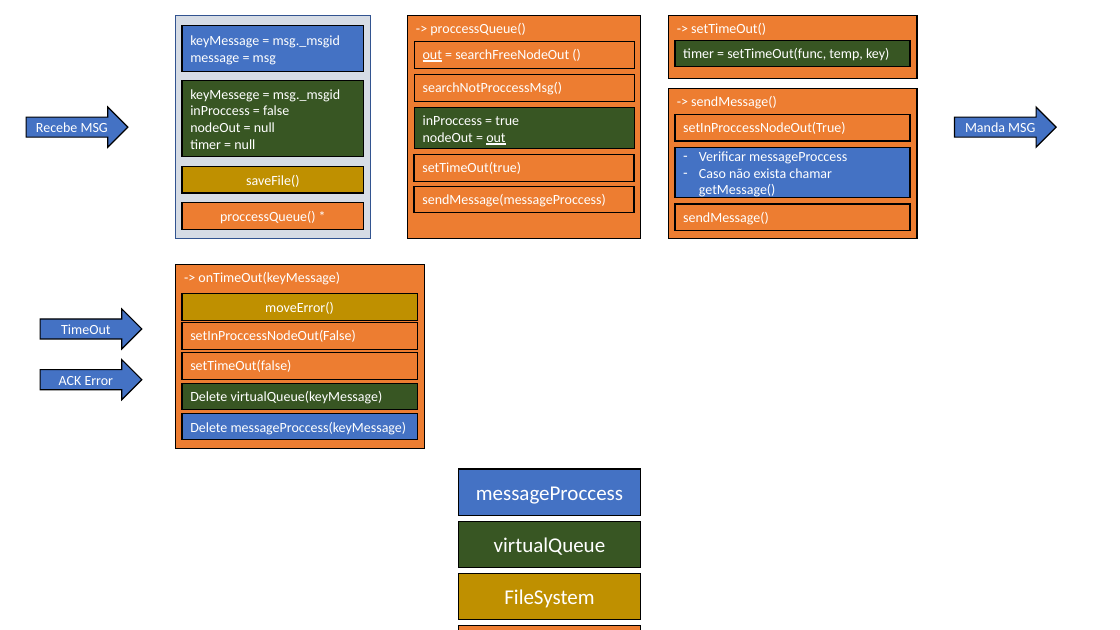
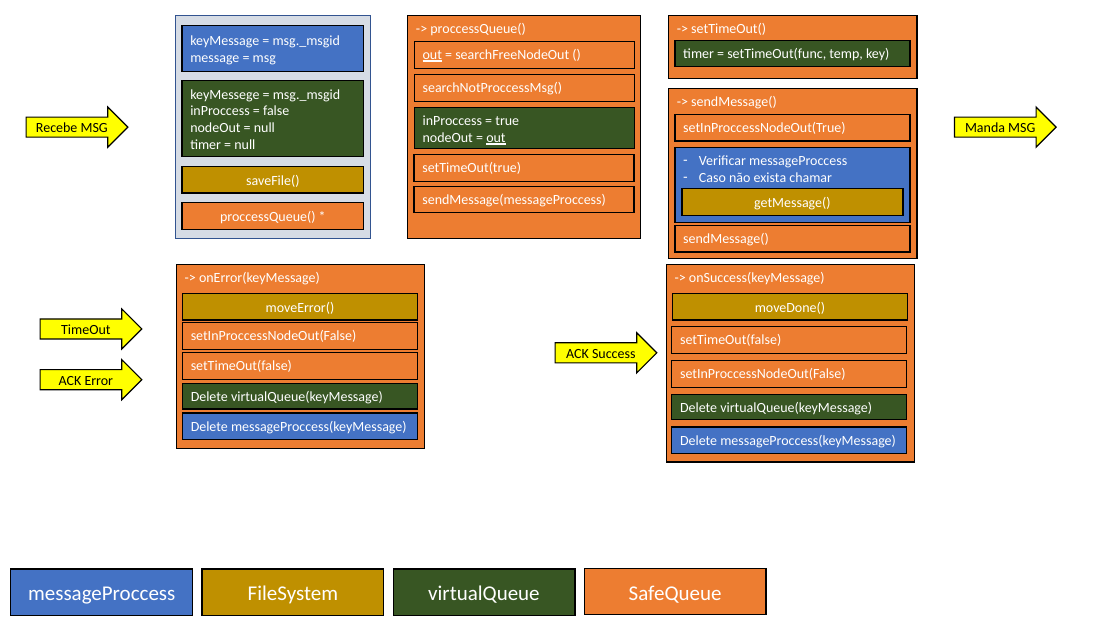
Before and after one commit to st-one-io/node-red-contrib-safe-queue, a slide deck: slide 1 of Docs/Fluxograma.pptx. Drawn at 1120x630 pixels with LibreOffice and Linux fonts; fonts in the diff are those of the drawing. Boxes give left, top, right and bottom in pixels: in the first picture for what was removed or moved away, otherwise in the second. Text is boxed around its words. In the diff, an @@ line names an element or a change of style, - is before the commit and + after.

```diff
--- a/Docs/Fluxograma.pptx
+++ b/Docs/Fluxograma.pptx
@@ rectangle "-> sendMessage()": place and size @@
-rectangle "-> sendMessage()" at (669, 88, 918, 239)
+rectangle "-> sendMessage()" at (669, 88, 918, 258)
@@ rectangle "Verificar messageProccess": place and size @@
-rectangle "Verificar messageProccess" at (676, 147, 911, 197)
+rectangle "Verificar messageProccess" at (676, 147, 911, 222)
@@ rectangle "Verificar messageProccess" at (676, 147, 911, 222): vertical alignment middle to top @@
@@ text in rectangle at (699, 172, 832, 182): text changed @@
-– Caso não exista chamar getMessage()
+– Caso não exista chamar
@@ rectangle added at (682, 189, 903, 216), fill #BF9000, outline #000000 1 pt, 12 pt, text #FFFFFF @@
+getMessage()
@@ rectangle "sendMessage()": place and size @@
-rectangle "sendMessage()" at (676, 204, 911, 231)
+rectangle "sendMessage()" at (676, 225, 911, 252)
@@ rectangle added at (666, 265, 915, 462), fill #ED7D31, outline #000000 1 pt, 12 pt, text #FFFFFF @@
+-> onSuccess(keyMessage)
@@ text in rectangle at (199, 272, 320, 285): text changed @@
--> onTimeOut(keyMessage)
+-> onError(keyMessage)
@@ rectangle added at (673, 293, 908, 320), fill #BF9000, outline #000000 1 pt, 12 pt, text #FFFFFF @@
+moveDone()
@@ text colour #FFFFFF to #000000; fill #4472C4 to #FFFF00 in 4 elements at (26, 108, 128, 148), (954, 108, 1056, 148), (40, 360, 142, 400), (40, 309, 142, 350) @@
@@ rectangle added at (672, 327, 907, 354), fill #ED7D31, outline #000000 1 pt, 12 pt, text #FFFFFF @@
+setTimeOut(false)
@@ right arrow added at (555, 333, 657, 373), fill #FFFF00, outline #000000 1 pt, 12 pt, text #000000 @@
+ACK Success
@@ rectangle added at (672, 360, 907, 387), fill #ED7D31, outline #000000 1 pt, 12 pt, text #FFFFFF @@
+setInProccessNodeOut(False)
@@ rectangle added at (672, 394, 907, 419), fill #385723, outline #000000 1 pt, 12 pt, text #FFFFFF @@
+Delete virtualQueue(keyMessage)
@@ rectangle added at (672, 427, 907, 454), fill #4472C4, outline #000000 1 pt, 12 pt, text #FFFFFF @@
+Delete messageProccess(keyMessage)
@@ rectangle "messageProccess": place and size @@
-rectangle "messageProccess" at (459, 469, 641, 515)
+rectangle "messageProccess" at (11, 569, 193, 615)
@@ rectangle "FileSystem": place and size @@
-rectangle "FileSystem" at (459, 574, 641, 620)
+rectangle "FileSystem" at (202, 569, 384, 615)
@@ rectangle "virtualQueue": place and size @@
-rectangle "virtualQueue" at (459, 522, 641, 568)
+rectangle "virtualQueue" at (393, 569, 576, 615)
@@ rectangle "SafeQueue": place and size @@
-rectangle "SafeQueue" at (459, 626, 641, 630)
+rectangle "SafeQueue" at (585, 569, 767, 615)
```
Also in this commit, not shown: 1 slide added, 4 other files.
